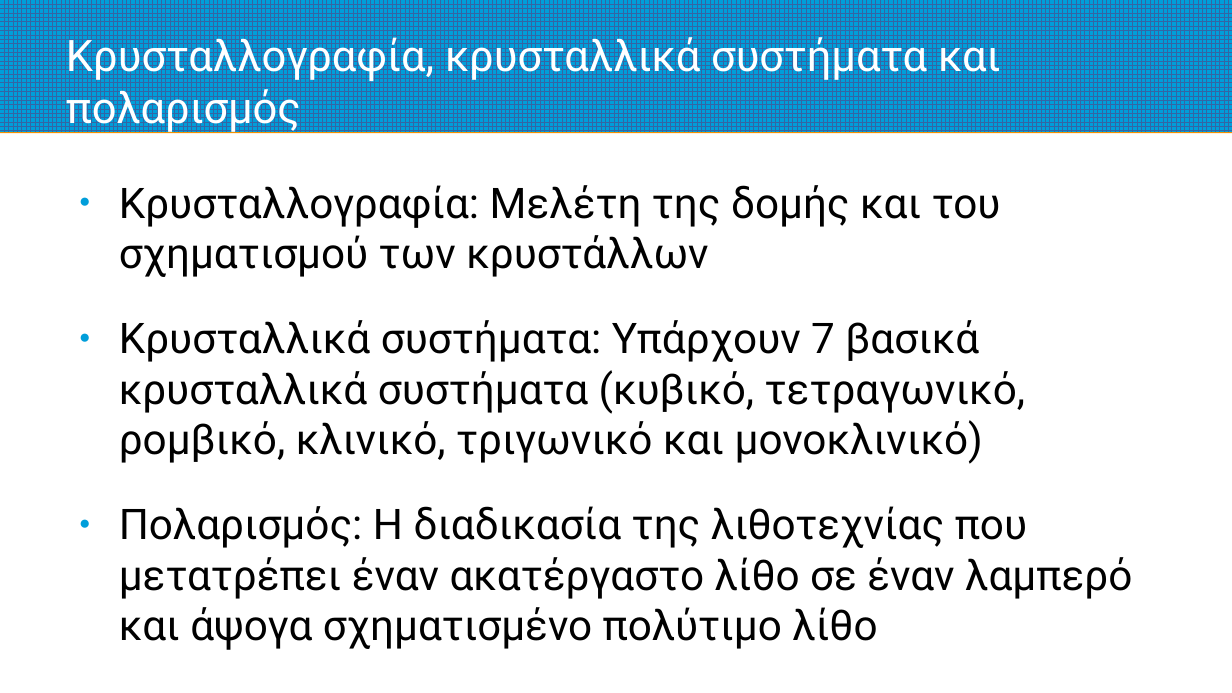
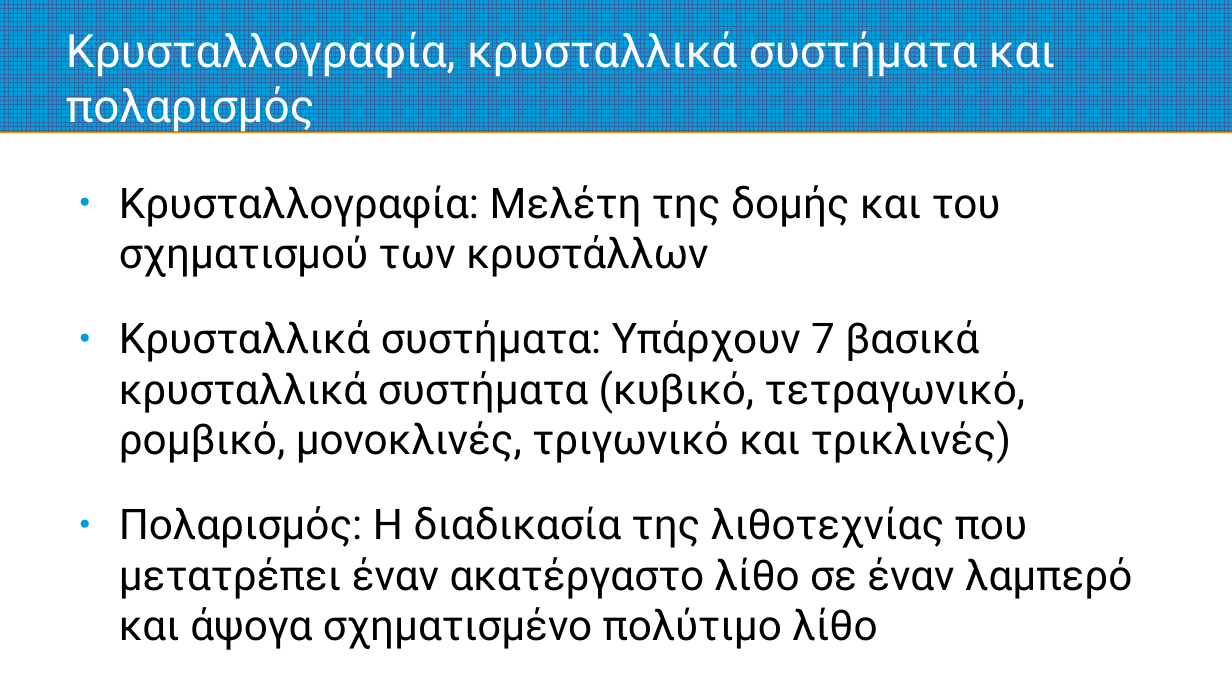
Before and after one commit to nickaiva/epas, a slide deck: slide 4 of preciousStones.odp. Drawn at 1232x693 pixels with LibreOffice and Linux fonts; fonts in the diff are those of the drawing. Boxes give left, top, right and bottom in pixels: in the first picture for what was removed or moved away, otherwise in the second. Text is boxed around its words. In the diff, an @@ line names an element or a change of style, - is before the commit and + after.

```diff
--- a/preciousStones.odp
+++ b/preciousStones.odp
@@ title "Κρυσταλλογραφία, κρυσταλλικά συστήματα και πολαρισμός" at (x1=66, y1=26, x2=1055, y2=133): size 28 to 29.6 pt @@
@@ text at (x1=119, y1=320, x2=1025, y2=464): text changed @@
-● Κρυσταλλικά συστήματα: Υπάρχουν 7 βασικά κρυσταλλικά συστήματα (κυβικό, τετραγωνικό, ρομβικό, κλινικό, τριγωνικό και μονοκλινικό)
+● Κρυσταλλικά συστήματα: Υπάρχουν 7 βασικά κρυσταλλικά συστήματα (κυβικό, τετραγωνικό, ρομβικό, μονοκλινές, τριγωνικό και τρικλινές)
```
Also in this commit, not shown: 2 other slides changed, 1 other file.
